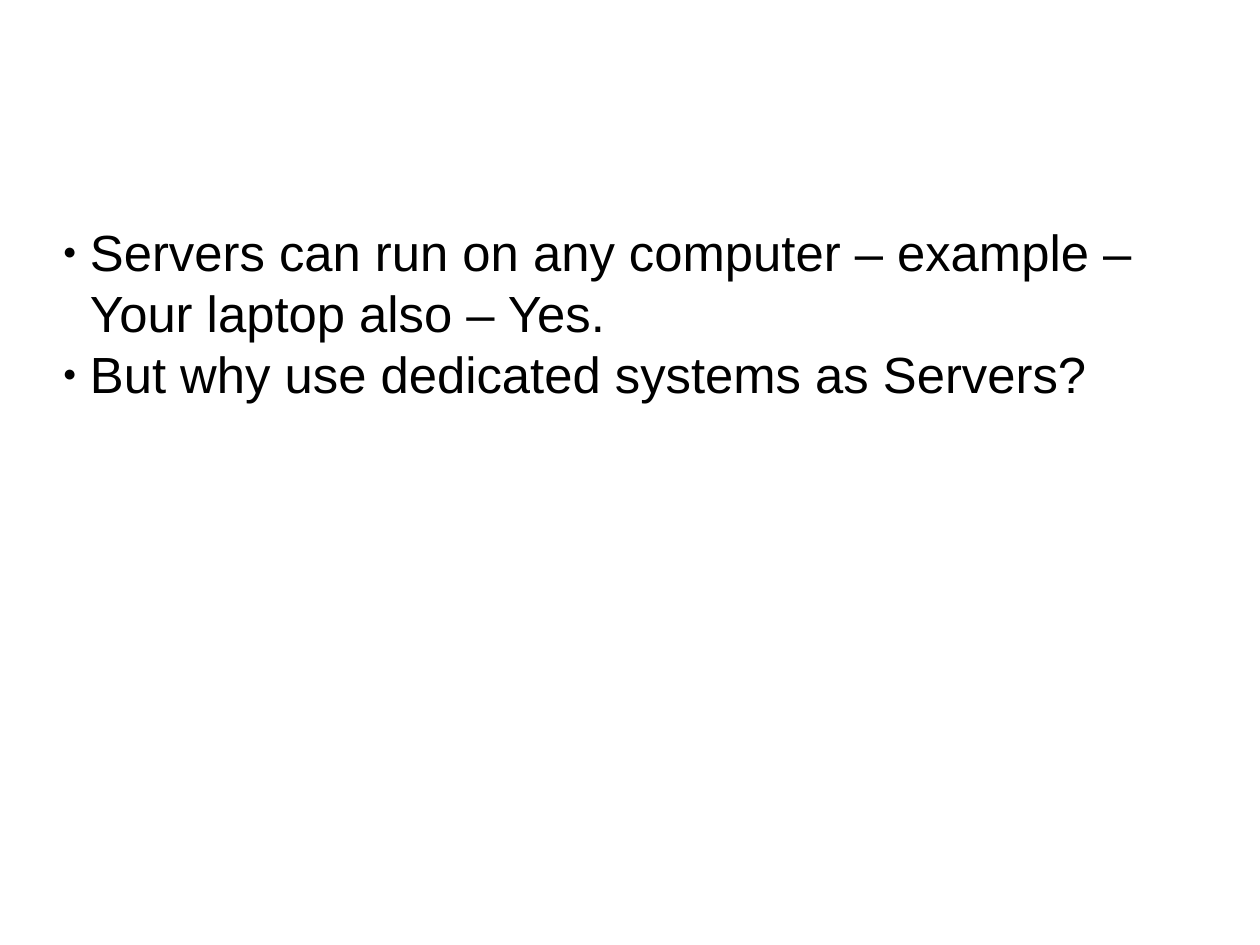
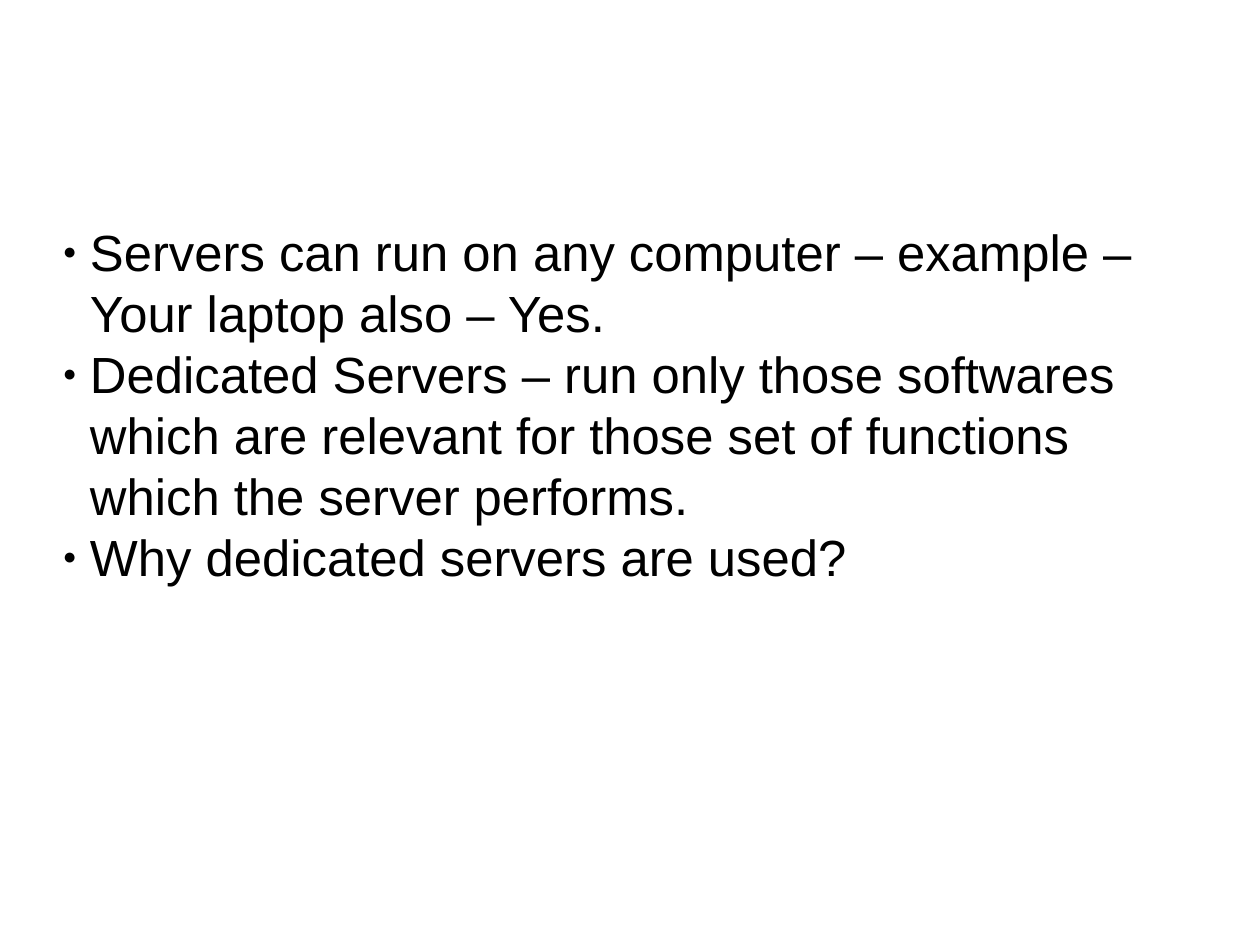
Before and after one commit to zense/SK20, a slide deck: slide 3 of Session-2/Introduction-to-Backend-Part1.pptx (slide 4 before the commit). Drawn at 1260x945 pixels with LibreOffice and Linux fonts; fonts in the diff are those of the drawing. Boxes give left, top, right and bottom in pixels: in the first picture for what was removed or moved away, otherwise in the second. Text is boxed around its words. In the diff, an @@ line names an element or a change of style, - is before the commit and + after.

```diff
--- a/Session-2/Introduction-to-Backend-Part1.pptx
+++ b/Session-2/Introduction-to-Backend-Part1.pptx
@@ text at (90,356,1114,587): text changed @@
-● But why use dedicated systems as Servers?
+● Dedicated Servers – run only those softwares which are relevant for those set of functions which the server performs.
+● Why dedicated servers are used?
```
Also in this commit, not shown: 1 other slide changed, 1 slide removed, 1 other file.
